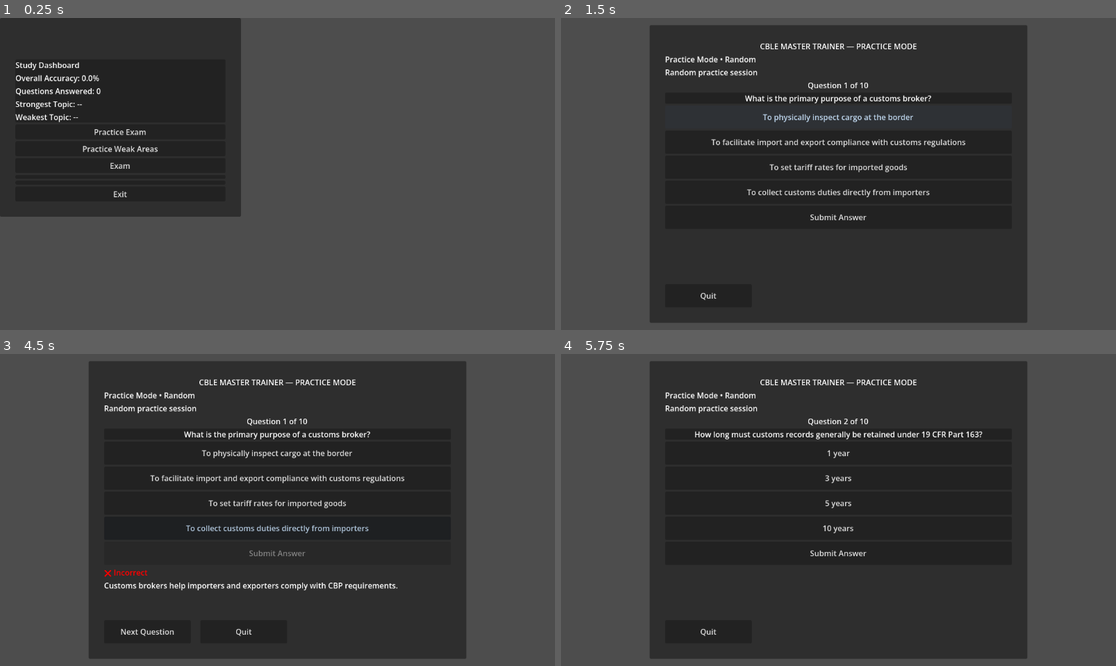
Above: before the commit, frames 1-4 (two rows, left to right).
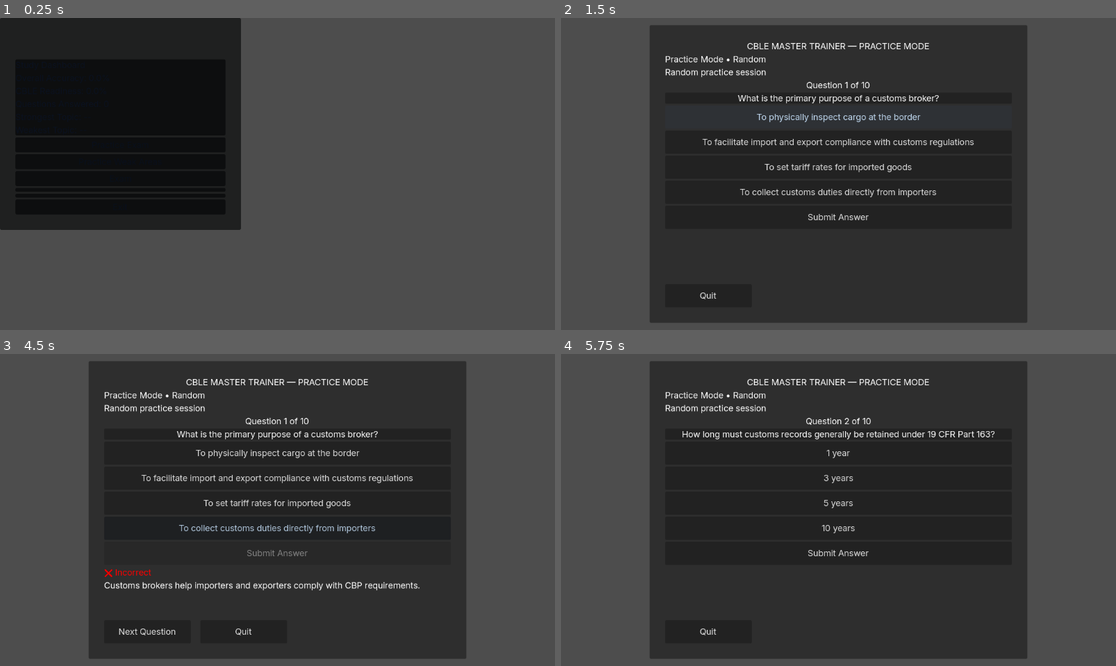
Above: after the commit, the same moments.

Repository: FrissioNx/cble-master-trainer
Game: Godot game, scene res://scenes/menus/MainMenu.tscn
Two runs of this game, one before a commit and one after it. Both use one fixed random seed, a clock stepped at 60 frames per second and the inputs below. Before the commit the project starts from res://scenes/menus/MainMenu_Test.tscn.
Inputs:
- Up to frame 1 (0.25 s): no input
- Up to frame 2 (1.5 s): click "Practice Exam" at 0.5 s; click "To physically inspect cargo a…" at 1.25 s
- Up to frame 3 (4.5 s): click "To facilitate import and expo…" at 2 s; click "To set tariff rates for impor…" at 2.75 s; click "To collect customs duties dir…" at 3.5 s; click "Submit Answer" at 4.25 s
- Up to frame 4 (5.75 s): click "Next Question" at 5 s

The runs differ from the first frame. In frame 1, 6.1% of the frame differs, in the area x 0-44%, y 14-68%; in frame 2, 3.3%; in frame 3, 4.2%; in frame 4, 2.1%.

Commit message:
Update add terminology to CBLE and apply global font

Diff:
--- a/project.godot
+++ b/project.godot
@@ -20,6 +20,10 @@
 SessionManager="*uid://67c6l8a8yeub"
 StatisticsManager="*uid://cvmjgqdsf37m4"
 
+[gui]
+
+theme/custom="uid://bqqwv2lhaymtk"
+
 [physics]
 
 3d/physics_engine="Jolt Physics"
--- a/scenes/menus/MainMenu_Test.tscn
+++ b/scenes/menus/MainMenu.tscn
@@ -1,16 +1,17 @@
 [gd_scene format=3 uid="uid://el58jprgyqfi"]
 
-[ext_resource type="Script" uid="uid://1ofsc43y2ibx" path="res://scripts/controllers/MainMenuController.gd" id="1_wc1as"]
-[ext_resource type="PackedScene" uid="uid://vm0a8yytln2t" path="res://scenes/shared/DashboardPanel.tscn" id="2_nl533"]
+[ext_resource type="Script" uid="uid://1ofsc43y2ibx" path="res://scripts/controllers/MainMenuController.gd" id="1_bqojv"]
+[ext_resource type="PackedScene" uid="uid://vm0a8yytln2t" path="res://scenes/shared/DashboardPanel.tscn" id="2_ldf1p"]
 
 [node name="MainMenu" type="Control" unique_id=561134865]
+modulate = Color(0.043137256, 0.07058824, 0.1254902, 1)
 layout_mode = 3
 anchors_preset = 15
 anchor_right = 1.0
 anchor_bottom = 1.0
 grow_horizontal = 2
 grow_vertical = 2
-script = ExtResource("1_wc1as")
+script = ExtResource("1_bqojv")
 
 [node name="MarginContainer" type="MarginContainer" parent="." unique_id=1456121802]
 layout_mode = 0
--- a/scenes/shared/DashboardPanel.tscn
+++ b/scenes/shared/DashboardPanel.tscn
@@ -23,6 +23,11 @@
 layout_mode = 2
 text = "Overall Accuracy: --"
 
+[node name="ReadinessLabel" type="Label" parent="MarginContainer/VBoxContainer" unique_id=810536225]
+unique_name_in_owner = true
+layout_mode = 2
+text = "CBLE Readiness: --"
+
 [node name="QuestionsAnsweredLabel" type="Label" parent="MarginContainer/VBoxContainer" unique_id=1289821202]
 unique_name_in_owner = true
 layout_mode = 2
--- a/scripts/controllers/DashboardController.gd
+++ b/scripts/controllers/DashboardController.gd
@@ -5,6 +5,7 @@
 @onready var questions_answered_label: Label = %QuestionsAnsweredLabel
 @onready var strongest_topic_label: Label = %StrongestTopicLabel
 @onready var weakest_topic_label: Label = %WeakestTopicLabel
+@onready var readiness_label: Label = %ReadinessLabel
 
 func _ready():
 	refresh_dashboard()
@@ -12,6 +13,7 @@
 func refresh_dashboard():
 	dashboard_title.text = "Study Dashboard"
 	accuracy_label.text = "Overall Accuracy: %.1f%%" % StatisticsManager.get_accuracy()
+	readiness_label.text = "CBLE Readiness: %.1f%%" % calculate_readiness_score()
 	questions_answered_label.text = "Questions Answered: %d" % StatisticsManager.total_answered
 
 	var strongest = get_strongest_topic()
@@ -43,3 +45,9 @@
 			worst_topic = "%s (%.1f%%)" % [topic, accuracy]
 
 	return worst_topic
+
+func calculate_readiness_score() -> float:
+	var accuracy = StatisticsManager.get_accuracy()
+	var volume_bonus = clamp(float(StatisticsManager.total_answered) / 100.0 * 20.0, 0.0, 20.0)
+
+	return clamp((accuracy * 0.8) + volume_bonus, 0.0, 100.0)
--- /dev/null
+++ b/themes/master_theme.tres
@@ -0,0 +1,7 @@
+[gd_resource type="Theme" format=3 uid="uid://bqqwv2lhaymtk"]
+
+[ext_resource type="FontFile" uid="uid://bhuokim2icukt" path="res://assets/fonts/static/Inter_18pt-Regular.ttf" id="1_pdl54"]
+
+[resource]
+default_font = ExtResource("1_pdl54")
+default_font_size = 18
Binary file added: assets/fonts/static/Inter_18pt-Black.ttf
Not shown, added: assets/fonts/static/Inter_18pt-Black.ttf.import
Binary file added: assets/fonts/static/Inter_18pt-BlackItalic.ttf
Not shown, added: assets/fonts/static/Inter_18pt-BlackItalic.ttf.import
Binary file added: assets/fonts/static/Inter_18pt-Bold.ttf
Not shown, added: assets/fonts/static/Inter_18pt-Bold.ttf.import
Binary file added: assets/fonts/static/Inter_18pt-BoldItalic.ttf
Not shown, added: assets/fonts/static/Inter_18pt-BoldItalic.ttf.import
Binary file added: assets/fonts/static/Inter_18pt-ExtraBold.ttf
Not shown, added: assets/fonts/static/Inter_18pt-ExtraBold.ttf.import
Binary file added: assets/fonts/static/Inter_18pt-ExtraBoldItalic.ttf
Not shown, added: assets/fonts/static/Inter_18pt-ExtraBoldItalic.ttf.import
(and 97 more such lines)
